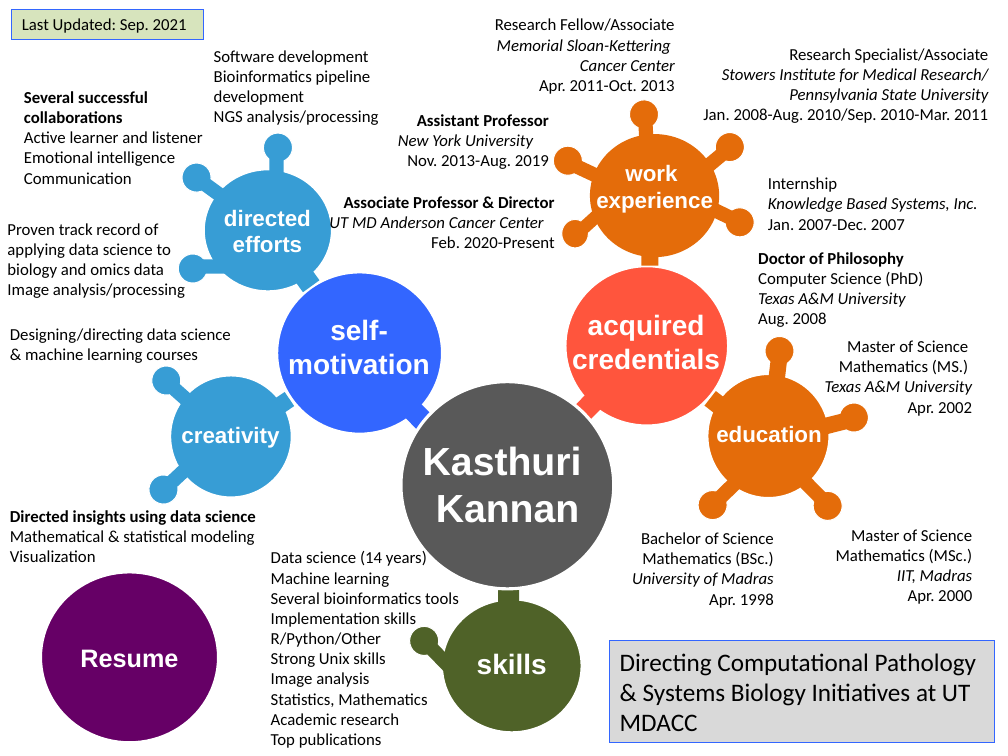
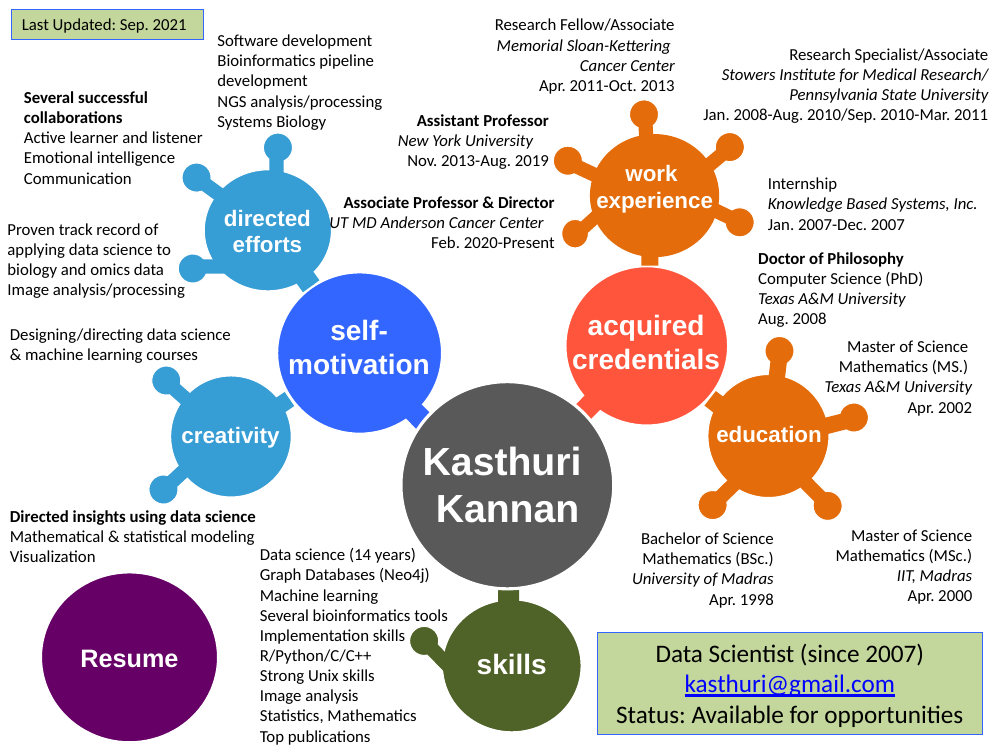
Before and after one commit to kannan-kasthuri/kannan-kasthuri.github.io, a slide deck: slide 1 of CV/Resume.pptx. Drawn at 1008x756 pixels with LibreOffice and Linux fonts; fonts in the diff are those of the drawing. Boxes give left, top, right and bottom in pixels: in the first picture for what was removed or moved away, otherwise in the second. Text is boxed around its words. In the diff, an @@ line names an element or a change of style, - is before the commit and + after.

```diff
--- a/CV/Resume.pptx
+++ b/CV/Resume.pptx
@@ rectangle "Last Updated: Sep. 2021" at box(12, 9, 204, 39): fill #D7E4BD to #C3D69B @@
@@ text "Software development": place and size @@
-text "Software development" at box(214, 50, 379, 125)
+text "Software development" at box(217, 34, 382, 130)
@@ text at box(217, 115, 326, 130): paragraph added @@
+Systems Biology
@@ text "Data science (14 years)": place and size @@
-text "Data science (14 years)" at box(271, 551, 459, 748)
+text "Data science (14 years)" at box(260, 548, 448, 745)
@@ text at box(260, 568, 430, 583): paragraph added @@
+Graph Databases (Neo4j)
@@ text at box(260, 649, 372, 664): text changed @@
-R/Python/Other
+R/Python/C/C++
@@ rectangle "Data Scientist (since 2007)": place and size @@
-rectangle "Data Scientist (since 2007)" at box(610, 641, 995, 743)
+rectangle "Data Scientist (since 2007)" at box(598, 632, 983, 734)
@@ rectangle "Data Scientist (since 2007)" at box(598, 632, 983, 734): fill #D9D9D9 to #C3D69B @@
@@ text in rectangle at box(616, 643, 963, 727): text changed @@
-Directing Computational Pathology & Systems Biology Initiatives at UT MDACC
+Data Scientist (since 2007)
+kasthuri@gmail.com
+Status: Available for opportunities
@@ text at box(271, 713, 399, 725): paragraph removed @@
-Academic research
```
Also in this commit, not shown: 3 other files.
